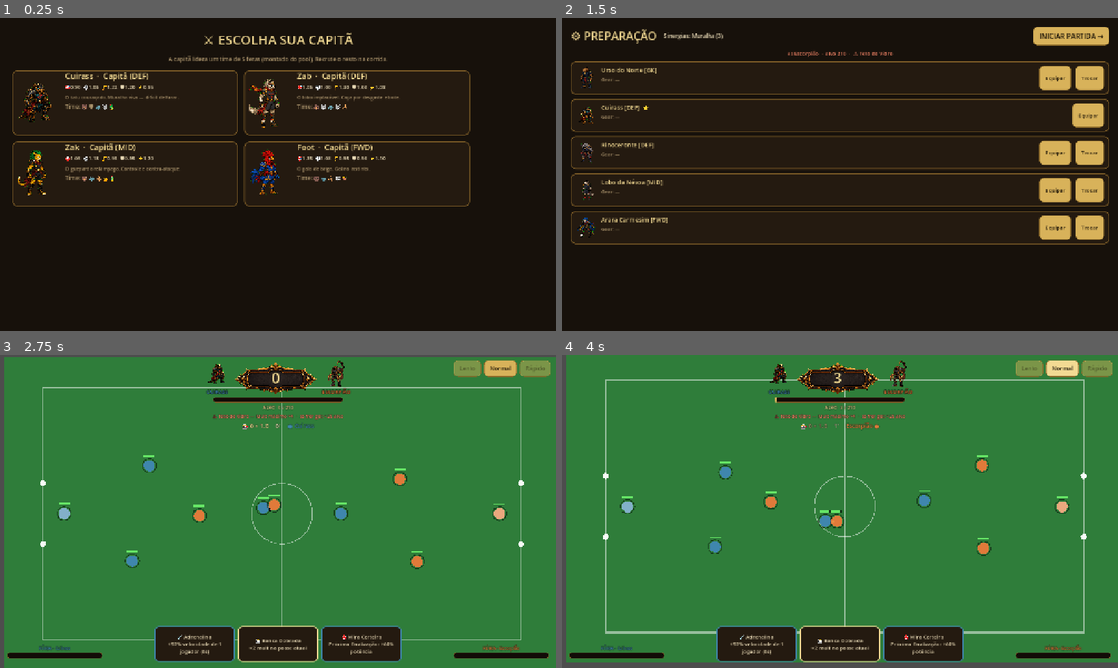
Above: before the commit, frames 1-4 (two rows, left to right).
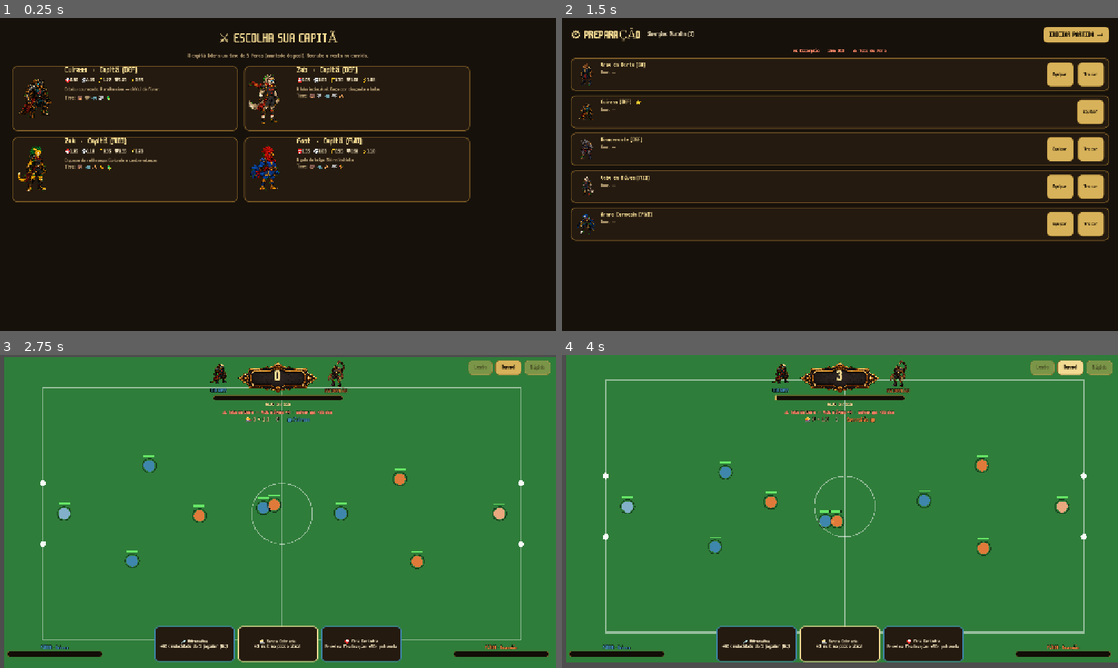
Above: after the commit, the same moments.

Repository: gmoraess/worldcupbeasts
Game: Godot game, scene res://scenes/Main.tscn
Same seed, same stepped clock (60 frames per second), same inputs: the game is played once before the commit and once after it.
Inputs (mouse positions are in pixels of both pictures, inside the frame that each line leads up to):
- Up to frame 1 (0.25 s): no input
- Up to frame 2 (1.5 s): click (684, 102) at 0.52 s; click (634, 149) at 1.27 s
- Up to frame 3 (2.75 s): click "INICIAR PARTIDA →" at 2 s
- Up to frame 4 (4 s): click "Normal" at 2.75 s; click "Normal" at 3.5 s

The runs differ from the first frame. In frame 1, 8.0% of the frame differs, in the area x 2-85%, y 4-61%; in frame 2, 11%, in the area x 1-99%, y 2-73%; in frame 3, 3.7%; in frame 4, 3.7%.

Commit message:
Doc 3 §7 — fonte pixel m6x11 (estilo Balatro) global
- assets/fonts/m6x11.ttf importada pixel-perfeita (antialiasing/hinting/subpixel
  off, mipmaps off) + allow_system_fallback (acentos PT via fonte do sistema).
- assets/ui_theme.tres (default_font) ligado em project.godot [gui] theme/custom
  → aplica em todas as telas/HUD.

Co-Authored-By: Claude Opus 4.8 <noreply@anthropic.com>

Diff:
--- /dev/null
+++ b/assets/ui_theme.tres
@@ -0,0 +1,6 @@
+[gd_resource type="Theme" load_steps=2 format=3]
+
+[ext_resource type="FontFile" uid="uid://bjp70qnrqqmbr" path="res://assets/fonts/m6x11.ttf" id="1_font"]
+
+[resource]
+default_font = ExtResource("1_font")
--- a/project.godot
+++ b/project.godot
@@ -29,6 +29,10 @@
 window/size/viewport_height=720
 window/stretch/mode="canvas_items"
 
+[gui]
+
+theme/custom="res://assets/ui_theme.tres"
+
 [rendering]
 
 renderer/rendering_method="gl_compatibility"
Binary file added: assets/fonts/m6x11.ttf
Not shown, added: assets/fonts/m6x11.ttf.import
Not shown, added: scripts/PrepScreen.gd.uid
Not shown, changed: HISTORY.md
